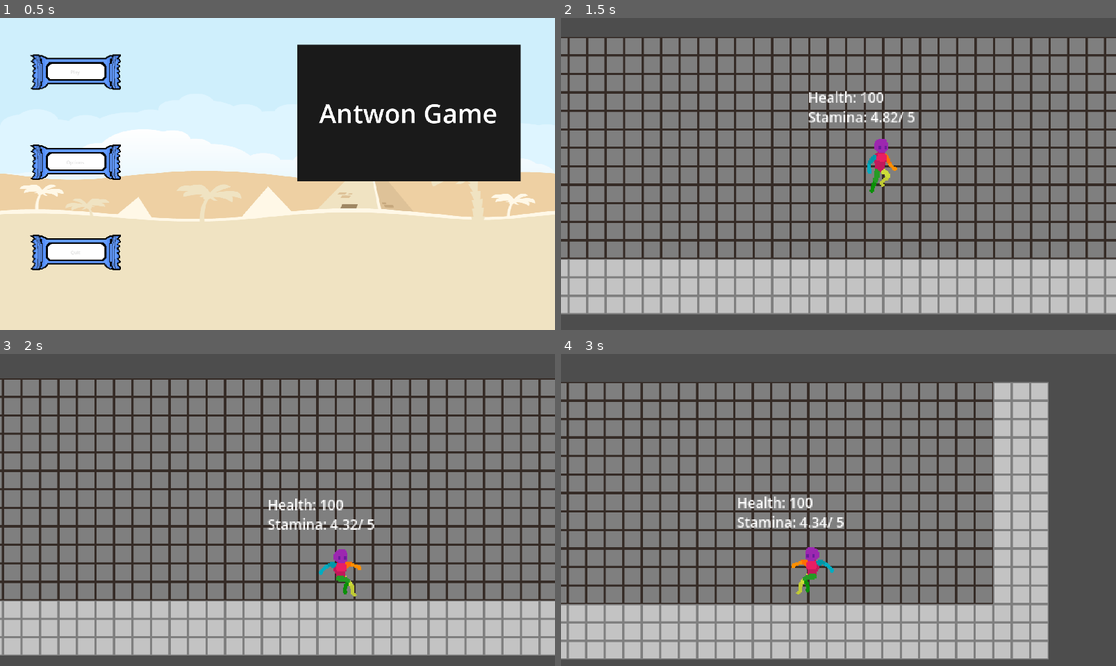
Above: before the commit, frames 1-4 (two rows, left to right).
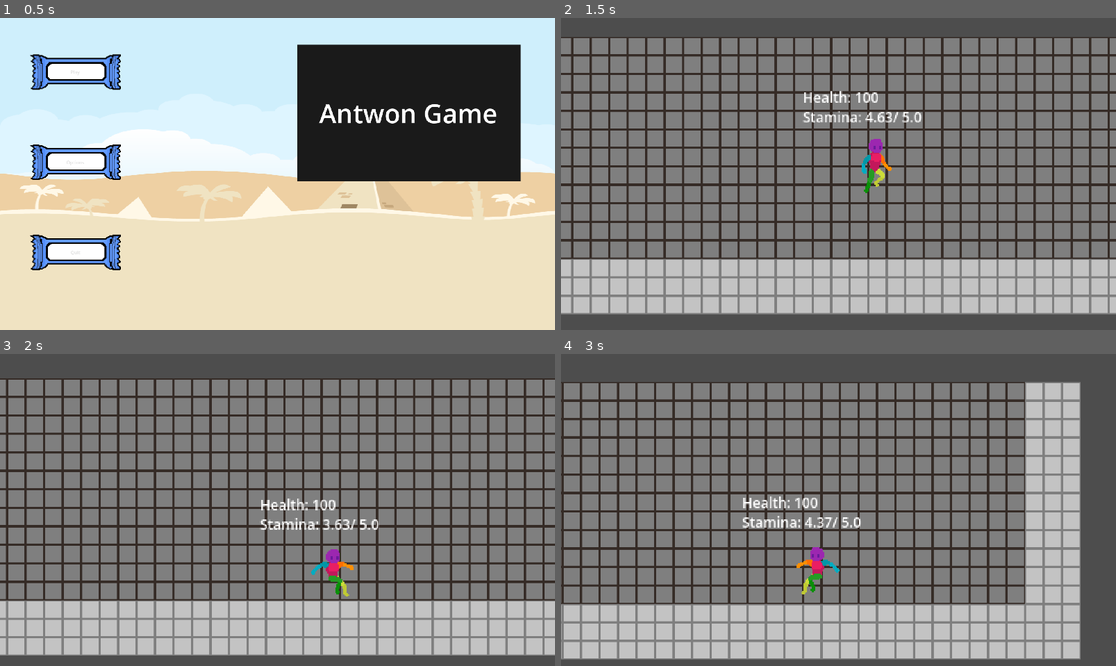
Above: after the commit, the same moments.

Repository: raumonte/Shovel_Gam_Jam
Game: Godot game, scene res://Scenes/main_menu.tscn
The game is run twice, just before and just after one commit, with the same random seed, the same clock (stepped at 60 frames per second) and the same inputs. The engine's default icon, where the game draws it, is replaced by a stand-in: a white triangle on a blue panel in a dark square.
Inputs:
- Up to frame 1 (0.5 s): no input
- Up to frame 2 (1.5 s): click "Play" at 0.5 s; tap Enter (ui_accept) at 1.25 s; hold Right (ui_right) from 1.28 s (still down); hold Shift (Ability_1) from 1.28 s (still down)
- Up to frame 3 (2 s): keep holding Right (ui_right); keep holding Shift (Ability_1); tap Enter (ui_accept) at 1.52 s
- Up to frame 4 (3 s): release Shift (Ability_1) at 2.03 s; tap Shift (Ability_1) at 2.1 s; tap Enter (ui_accept) at 2.27 s; release Right (ui_right) at 2.78 s; hold Left (ui_left) from 2.78 s (still down); hold Shift (Ability_1) from 2.78 s (still down)

Frame 1 is identical in both runs. In frame 2, 22% of the frame differs, in the area x 1-99%, y 6-95%; in frame 3, 22%; in frame 4, 27%, in the area x 0-94%, y 8-98%.

Commit message:
Fixed the Run animation stutter
- Added an additional elif to the regen tree
- Increased Stamina Drain (Delta -> 2*Delta)
- Increased Stamina Regen (0.5 ->  2)
- Decreased RunSpeedIncrease (2 -> 1.75)
- Made some Stamina Debug Text adjustments

Diff:
--- a/Scenes/Player.tscn
+++ b/Scenes/Player.tscn
@@ -257,7 +257,12 @@
 
 [node name="Timer" type="Timer" parent="."]
 process_callback = 0
-wait_time = 5.0
+wait_time = 2.0
+one_shot = true
+
+[node name="Timer2" type="Timer" parent="."]
+process_callback = 0
+wait_time = 2.0
 one_shot = true
 
 [node name="HealthTxt" type="Label" parent="."]
@@ -277,3 +282,5 @@
 theme_override_font_sizes/font_size = 12
 text = "Stamina : "
 horizontal_alignment = 1
+
+[connection signal="timeout" from="Timer" to="." method="_on_timer_timeout"]
--- a/Scripts/Player.gd
+++ b/Scripts/Player.gd
@@ -2,18 +2,18 @@
 
 const SPEED = 150.0
 const JUMP_VELOCITY = -350.0
-var RunSpeedincrease = 2.0
+var RunSpeedincrease = 1.75
 var PlayerHealth = 100
-var MaxStamina = 5
+var MaxStamina = 5.00
 var can_RegenStamina = false
-var StaminaRechargeRate = 0.5
+var StaminaRechargeRate = 2
 var Stamina = 5
 
 @onready var player_sprite: AnimatedSprite2D = $"Player Sprite"
 @onready var player_collision: CollisionShape2D = $"Player Collision"
-@onready var timer: Timer = $Timer
 @onready var health_txt: Label = $HealthTxt
 @onready var stamina_txt: Label = $StaminaTxt
+
 
 
 func _physics_process(delta: float) -> void:
@@ -33,8 +33,10 @@
 	var StaminaUsed = snapped(Stamina, 0.01)
 
 	#Depletes Stamina Resource and toggles Regen State
-	if Input.is_action_pressed("Ability_1") and Stamina > 0:
-		Stamina -= delta
+	if direction and Input.is_action_pressed("Ability_1") and Stamina > 0:
+		Stamina -= (2 * delta)
+		can_RegenStamina = false
+	elif direction and Input.is_action_pressed("Ability_1") and Stamina < 0:
 		can_RegenStamina = false
 	else:
 		can_RegenStamina = true
@@ -42,6 +44,12 @@
 	if can_RegenStamina == true:
 		if Stamina < 5:
 			Stamina += (StaminaRechargeRate * delta)
+		elif Stamina > 5:
+			Stamina = 5
+
+	#prevent negatives from appearing in the debug text
+	if Stamina < 0.25:
+		StaminaUsed = 0
 
 	#Display Text above the player
 	health_txt.text = "Health: " + str(PlayerHealth)
@@ -52,6 +60,7 @@
 		player_sprite.flip_h = false
 	elif direction < 0:
 			player_sprite.flip_h = true
+
 
 
 	#Play Animations
@@ -71,5 +80,4 @@
 		velocity.x = direction * SPEED
 	else:
 		velocity.x = move_toward(velocity.x, 0, SPEED)
-
 	move_and_slide()
